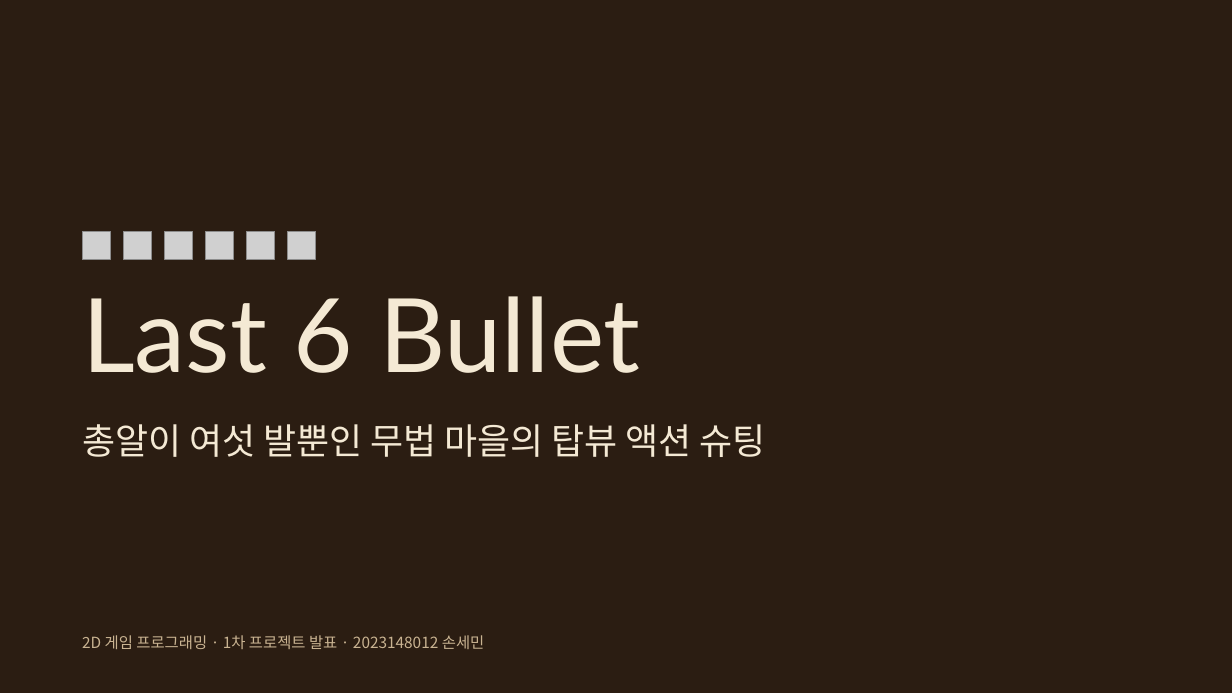
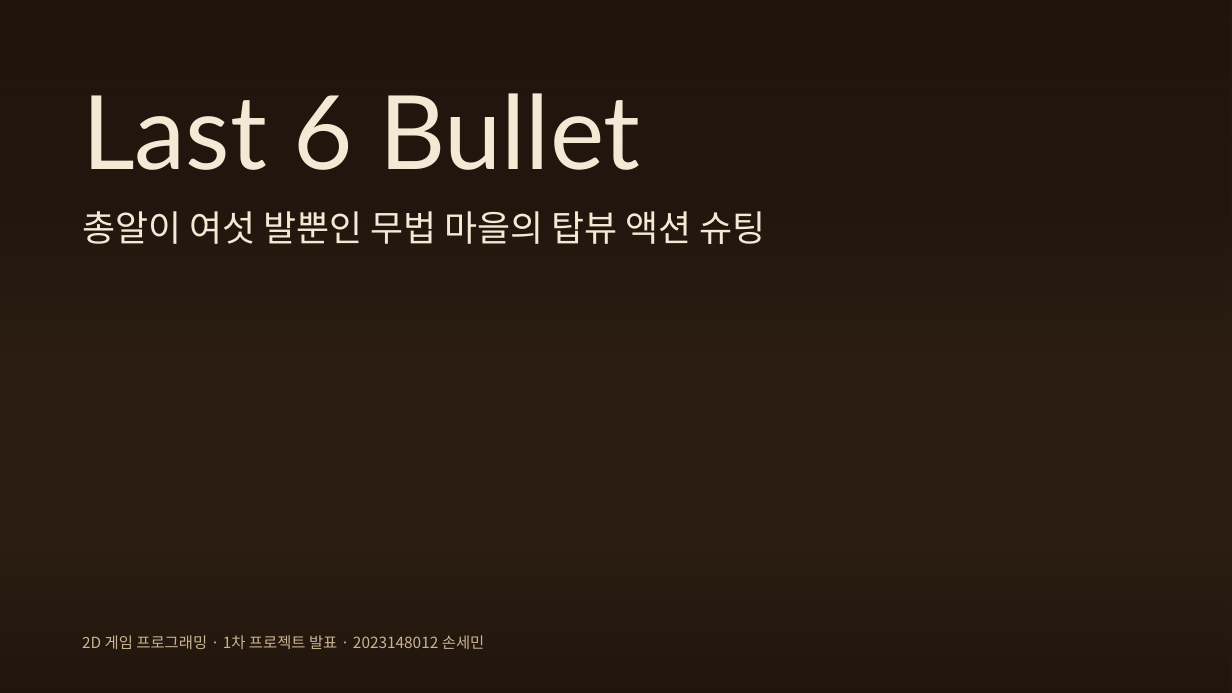
Before and after one commit to semin1228/Last6Bullet, a slide deck: slide 1 of docs/Last6Bullet_Presentation1.pptx. Drawn at 1232x693 pixels with LibreOffice and Linux fonts; fonts in the diff are those of the drawing; grey boxes stand for pictures; background and template pictures are left out. Boxes give left, top, right and bottom in pixels: in the first picture for what was removed or moved away, otherwise in the second. Text is boxed around its words. In the diff, an @@ line names an element or a change of style, - is before the commit and + after.

```diff
--- a/docs/Last6Bullet_Presentation1.pptx
+++ b/docs/Last6Bullet_Presentation1.pptx
@@ rectangle added at [0,0,1232,693], fill gradient #1F150D @@
@@ title "Last 6 Bullet": place and size @@
-title "Last 6 Bullet" at [82,296,641,373]
+title "Last 6 Bullet" at [82,93,641,170]
@@ text "총알이 여섯 발뿐인 무법 마을의 ...": place and size @@
-text "총알이 여섯 발뿐인 무법 마을의 ..." at [82,424,766,457]
+text "총알이 여섯 발뿐인 무법 마을의 ..." at [82,211,766,244]
@@ picture removed at [82,231,111,260] @@
@@ picture removed at [123,231,152,260] @@
@@ picture removed at [165,231,193,260] @@
@@ picture removed at [205,231,234,260] @@
@@ picture removed at [247,231,275,260] @@
@@ picture removed at [287,231,316,260] @@
```
Also in this commit, not shown: 1 other slide changed, 1 other file.
